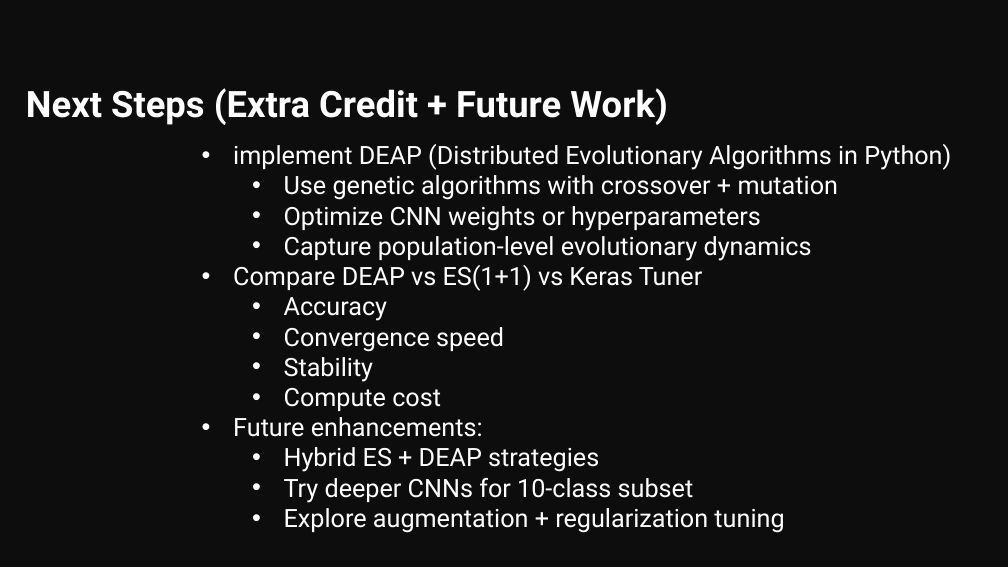
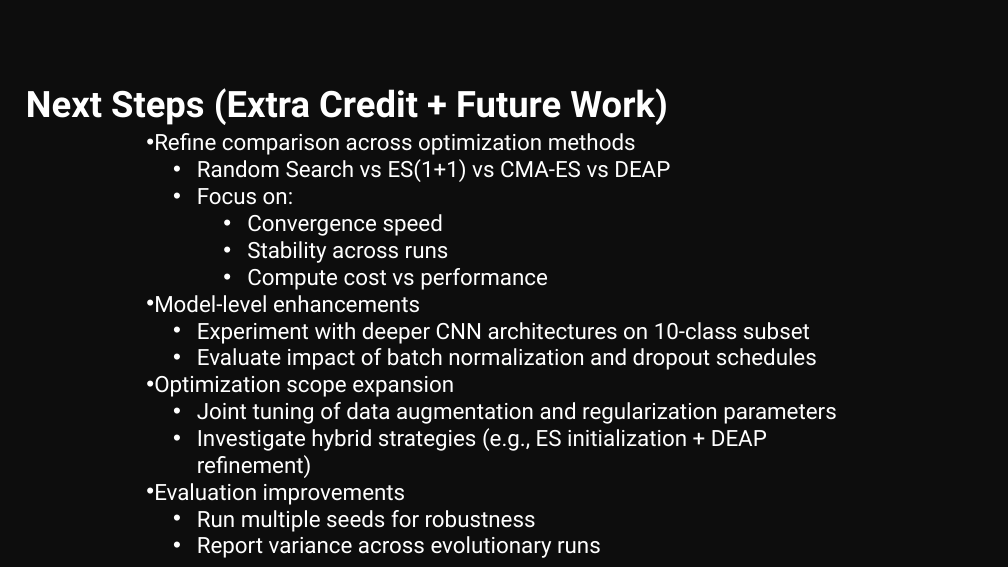
Before and after one commit to HAR5HA-7663/MCS-5993-Evolutionary-Computation-and-Deep-Learning, a slide deck: slide 59 of Term-project_Deep_Food_image_classifier/Deep Food Image Classifier [mid-update].pptx (slide 48 before the commit). Drawn at 1008x567 pixels with LibreOffice and Linux fonts; fonts in the diff are those of the drawing. Boxes give left, top, right and bottom in pixels: in the first picture for what was removed or moved away, otherwise in the second. Text is boxed around its words. In the diff, an @@ line names an element or a change of style, - is before the commit and + after.

Commit message:
Update Deep Food Image Classifier presentation with latest changes

```diff
--- a/Term-project_Deep_Food_image_classifier/Deep Food Image Classifier [mid-update].pptx
+++ b/Term-project_Deep_Food_image_classifier/Deep Food Image Classifier [mid-update].pptx
@@ text added at [154, 133, 837, 558], 16 pt, text #FFFFFF @@
+• Refine comparison across optimization methods
+  • Random Search vs ES(1+1) vs CMA-ES vs DEAP
+  • Focus on:
+    • Convergence speed
+    • Stability across runs
+    • Compute cost vs performance
+• Model-level enhancements
+  • Experiment with deeper CNN architectures on 10-class subset
+  • Evaluate impact of batch normalization and dropout schedules
+• Optimization scope expansion
+  • Joint tuning of data augmentation and regularization parameters
+  • Investigate hybrid strategies (e.g., ES initialization + DEAP refinement)
+• Evaluation improvements
+  • Run multiple seeds for robustness
+  • Report variance across evolutionary runs
@@ text removed at [233, 144, 951, 533] @@
-• implement DEAP (Distributed Evolutionary Algorithms in Python)
-  • Use genetic algorithms with crossover + mutation
-  • Optimize CNN weights or hyperparameters
-  • Capture population-level evolutionary dynamics
-• Compare DEAP vs ES(1+1) vs Keras Tuner
-  • Accuracy
-  • Convergence speed
-  • Stability
-  • Compute cost
-• Future enhancements:
-  • Hybrid ES + DEAP strategies
-  • Try deeper CNNs for 10-class subset
-  • Explore augmentation + regularization tuning
```
Also in this commit, not shown: 4 other slides changed, 15 slides added, 4 slides removed.
